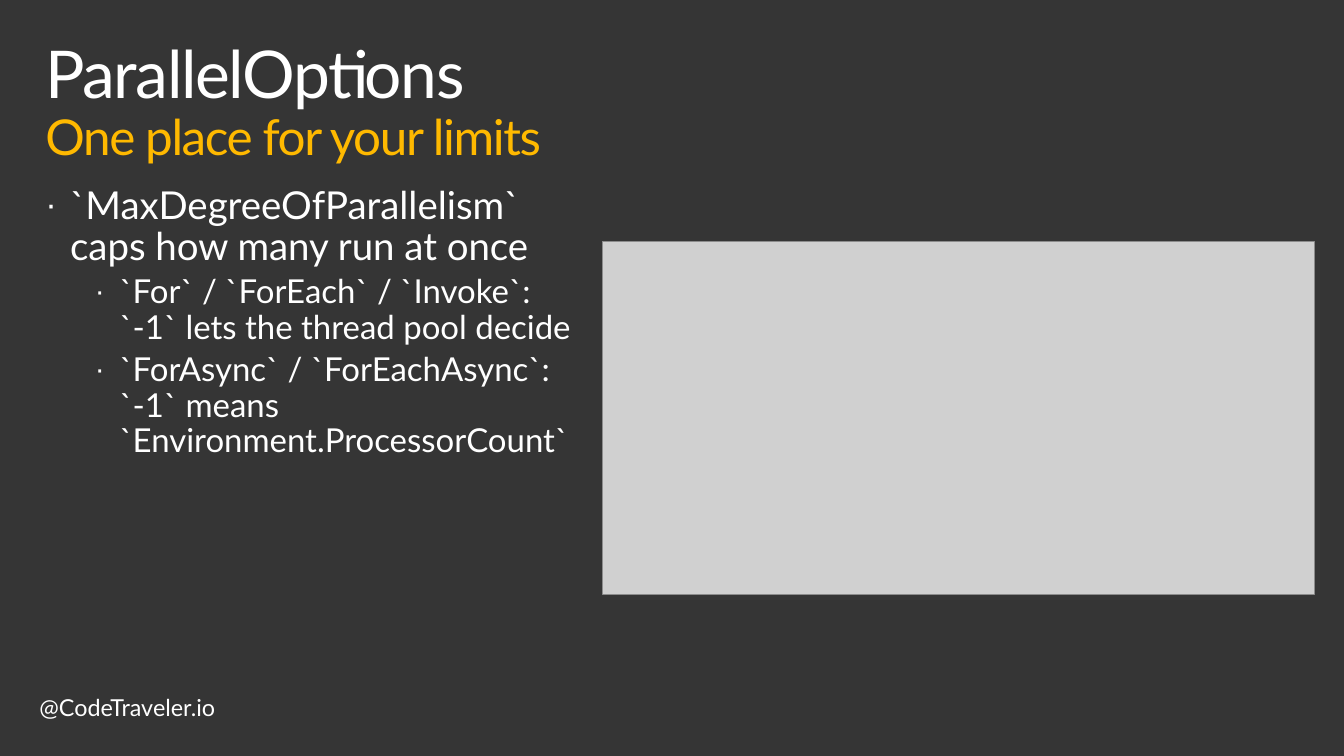
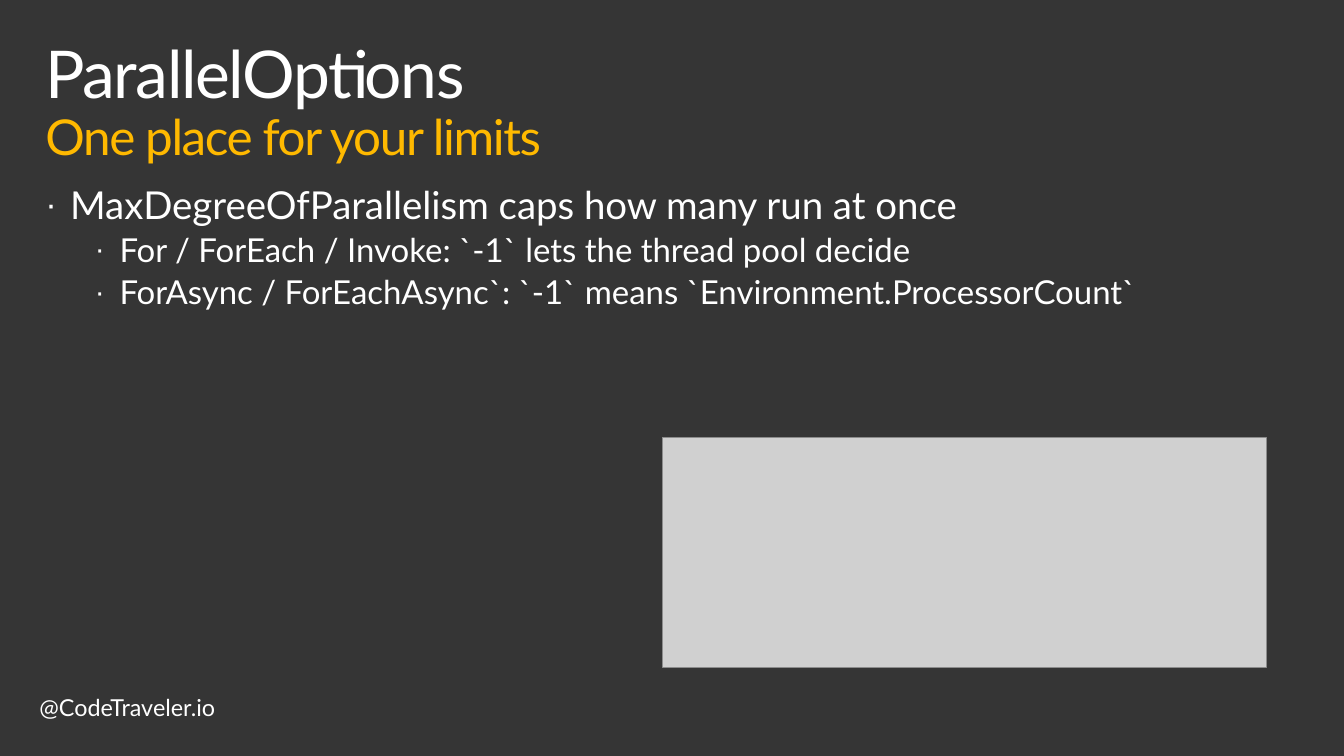
Before and after one commit to TheCodeTraveler/BecomeAnExpertWithAsyncAwait, a slide deck: slide 5 of 7. Data Parallelism/DataParallelism.pptx (slide 7 before the commit). Drawn at 1344x756 pixels with LibreOffice and Linux fonts; fonts in the diff are those of the drawing; grey boxes stand for pictures; background and template pictures are left out. Boxes give left, top, right and bottom in pixels: in the first picture for what was removed or moved away, otherwise in the second. Text is boxed around its words. In the diff, an @@ line names an element or a change of style, - is before the commit and + after.

Commit message:
Update DataParallelism

```diff
--- a/7. Data Parallelism/DataParallelism.pptx
+++ b/7. Data Parallelism/DataParallelism.pptx
@@ text at (x1=70, y1=190, x2=1136, y2=310): text changed @@
-· `MaxDegreeOfParallelism` caps how many run at once
-    · `For` / `ForEach` / `Invoke`: `-1` lets the thread pool decide
-    · `ForAsync` / `ForEachAsync`: `-1` means `Environment.ProcessorCount`
+· MaxDegreeOfParallelism caps how many run at once
+    · For / ForEach / Invoke: `-1` lets the thread pool decide
+    · ForAsync / ForEachAsync`: `-1` means `Environment.ProcessorCount`
@@ picture resized from (x1=603, y1=241, x2=1314, y2=594) to (x1=663, y1=438, x2=1266, y2=668) @@
```
Also in this commit, not shown: 7 other slides changed, 2 slides removed, 1 other file.
